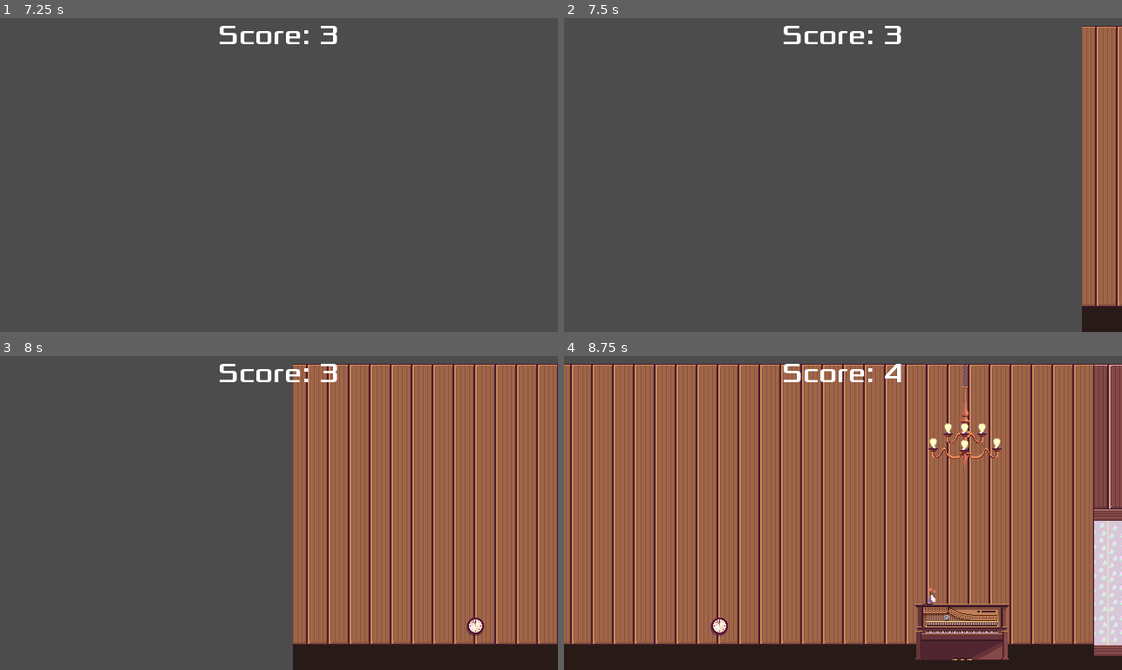
Above: before the commit, frames 1-4 (two rows, left to right).
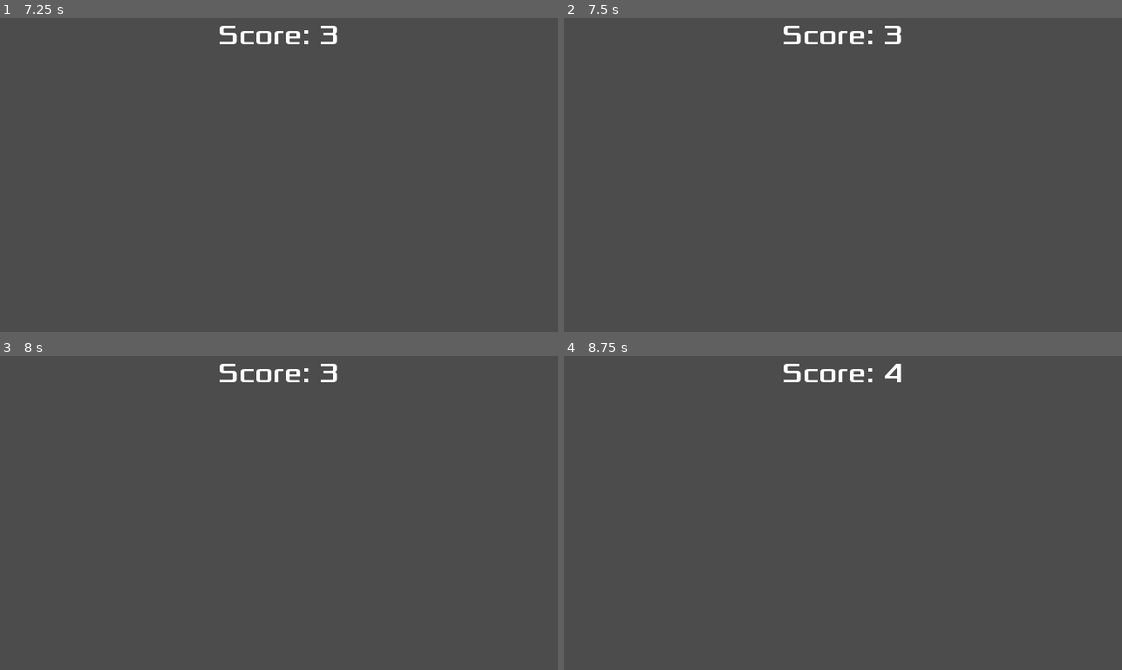
Above: after the commit, the same moments.

Repository: ttalexander2/Galactic-Hoedown-Showdown
Game: Godot game, scene res://Opening.tscn
Same seed, same stepped clock (60 frames per second), same inputs: the game is played once before the commit and once after it.
Inputs (mouse positions are in pixels of both pictures, inside the frame that each line leads up to):
- Up to frame 1 (7.25 s): tap Enter (ui_accept) at 0.5, 0.6, 0.77, 1.07, 1.35, 1.52, 1.82, 2.1, 2.75, 2.85, 3.02, 3.32, 3.5, 3.6, 3.77, 4.07, 4.35, 4.52, 4.82, 5.1, 5.75, 5.85, 6.02, 6.32, 6.5, 6.6, 6.77, 7.07 s; move the mouse to (401, 159) at 0.52 s; hold Right (ui_right) 0.53-1.28 s; click (401, 159) at 0.67 s; move the mouse to (167, 190) at 1.27 s; hold Down (ui_down) 1.28-2.03 s; move the mouse to (334, 105) at 2.02 s; hold Right (ui_right) 2.03-2.78 s; move the mouse to (251, 237) at 2.77 s; hold Space (ui_up) 2.78-3.53 s; click (251, 237) at 2.92 s; move the mouse to (446, 222) at 3.52 s; hold Left (ui_left) 3.53-5.03 s; move the mouse to (279, 291) at 4.27 s; click (279, 291) at 4.42 s; move the mouse to (306, 175) at 5.02 s; hold Down (ui_down) 5.03-5.78 s; click (306, 175) at 5.17 s; move the mouse to (195, 96) at 5.77 s; hold Right (ui_right) 5.78-6.53 s; move the mouse to (401, 159) at 6.52 s; hold Space (ui_up) from 6.53 s (still down)
- Up to frame 2 (7.5 s): tap Enter (ui_accept) at 7.25, 7.35 s; move the mouse to (731, 190) at 7.27 s; release Space (ui_up) at 7.28 s; hold Right (ui_right) from 7.28 s (still down); click (731, 190) at 7.42 s
- Up to frame 3 (8 s): keep holding Right (ui_right); tap Enter (ui_accept) at 7.52, 7.82 s
- Up to frame 4 (8.75 s): move the mouse to (898, 443) at 8.02 s; release Right (ui_right) at 8.03 s; hold Down (ui_down) from 8.03 s (still down); tap Enter (ui_accept) at 8.1 s

Frame 1 is identical in both runs. In frame 2, 7.0% of the frame differs, in the area x 92-100%, y 2-100%; in frame 3, 46%; in frame 4, 97%, in the area x 0-100%, y 2-100%.

Commit message:
Hooooooo

Diff:
--- /dev/null
+++ b/LevelPrefabs/WinglassEmpty.tscn
@@ -0,0 +1,8 @@
+[gd_scene load_steps=2 format=2]
+
+[ext_resource path="res://assets/Wineglass_empty.png" type="Texture" id=1]
+
+[node name="CollisionShape2D" type="CollisionShape2D"]
+
+[node name="Sprite" type="Sprite" parent="."]
+texture = ExtResource( 1 )
--- a/Main.tscn
+++ b/Main.tscn
@@ -19,6 +19,7 @@
 [ext_resource path="res://LevelPrefabs/WineglassFull.tscn" type="PackedScene" id=17]
 [ext_resource path="res://LevelPrefabs/SarspShelf.tscn" type="PackedScene" id=18]
 [ext_resource path="res://LevelPrefabs/Chandelier.tscn" type="PackedScene" id=19]
+[ext_resource path="res://LevelPrefabs/Stairs.tscn" type="PackedScene" id=20]
 
 [node name="Main" type="Node2D"]
 script = ExtResource( 7 )
@@ -125,7 +126,7 @@
 [node name="Enemies" type="Node" parent="."]
 
 [node name="BigGunEnemy2" parent="Enemies" instance=ExtResource( 5 )]
-position = Vector2( 1210.58, 286.223 )
+position = Vector2( 1274.08, 56.0496 )
 
 [node name="BigGunEnemy3" parent="Enemies" instance=ExtResource( 5 )]
 position = Vector2( 978.296, 271.039 )
@@ -139,4 +140,7 @@
 stream = ExtResource( 8 )
 volume_db = -10.0
 autoplay = true
+
+[node name="Stairs" parent="." instance=ExtResource( 20 )]
+position = Vector2( 1239.46, 263.221 )
 [connection signal="timeout" from="ScoreTimer" to="." method="_on_ScoreTimer_timeout"]
Not shown: 1 places in Main.tscn that only renumber resources
